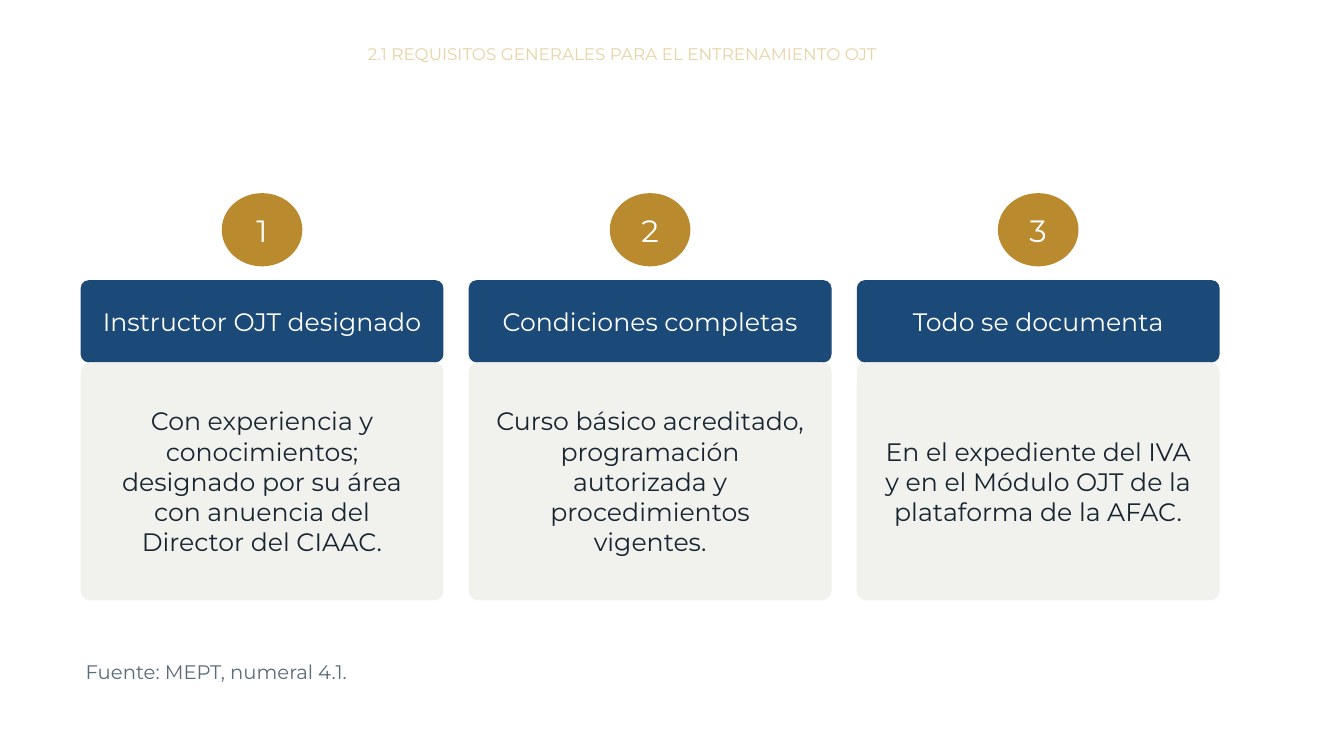
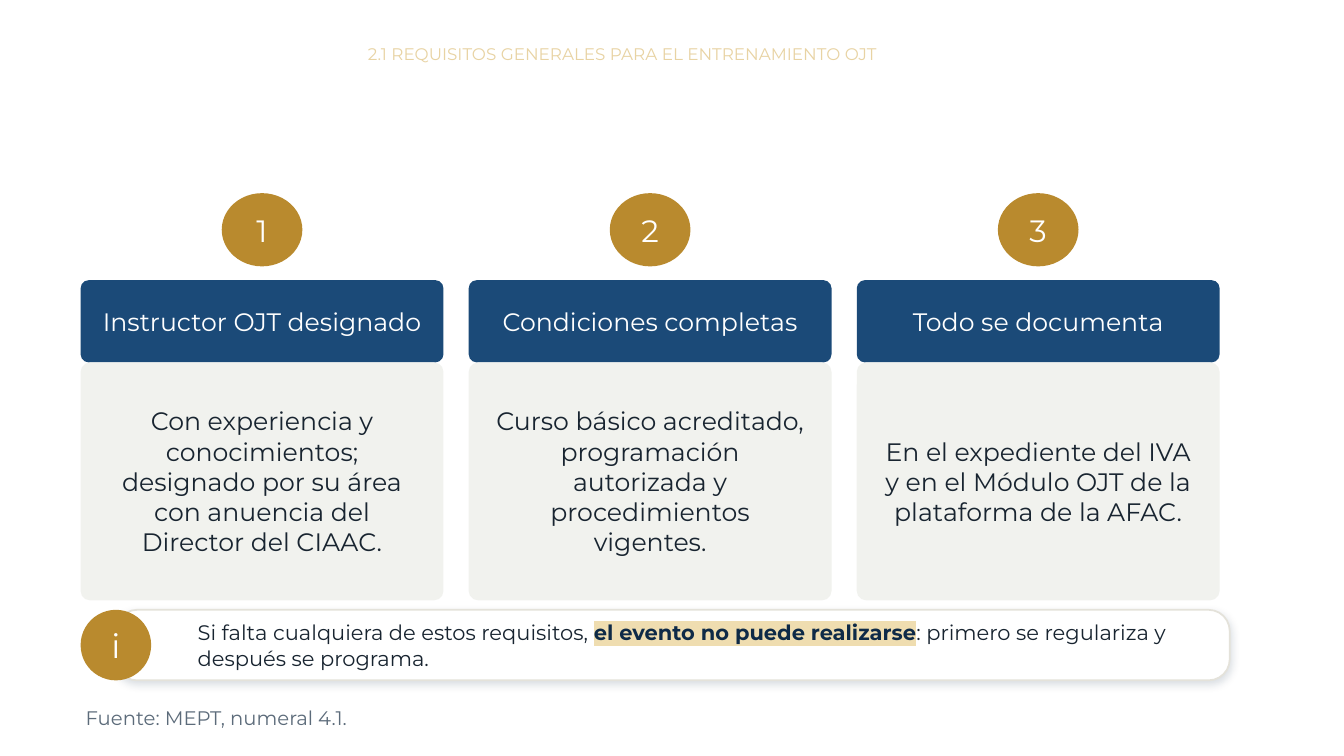
Before and after one commit to jmfigueroah01-creator/Curso-MEPT-OJT, a slide deck: slide 3 of modulo2.pptx. Drawn at 1344x756 pixels with LibreOffice and Linux fonts; fonts in the diff are those of the drawing; background and template pictures are left out. Boxes give left, top, right and bottom in pixels: in the first picture for what was removed or moved away, otherwise in the second. Text is boxed around its words. In the diff, an @@ line names an element or a change of style, - is before the commit and + after.

```diff
--- a/modulo2.pptx
+++ b/modulo2.pptx
@@ ellipse added at bbox=[81, 610, 151, 681], fill #B98A2E, 24 pt, text #FFFFFF @@
+i
@@ rounded rectangle added at bbox=[116, 610, 1230, 681], fill #FFFFFF, outline #E4E2DA 1.25 pt, 15 pt, text #182430 @@
+Si falta cualquiera de estos requisitos, el evento no puede realizarse: primero se regulariza y después se programa.
@@ text "Fuente: MEPT, numeral 4.1.": place and size @@
-text "Fuente: MEPT, numeral 4.1." at bbox=[86, 664, 347, 682]
+text "Fuente: MEPT, numeral 4.1." at bbox=[86, 710, 347, 728]
```
Also in this commit, not shown: 5 other slides changed, 8 slides added, 1 other file.
